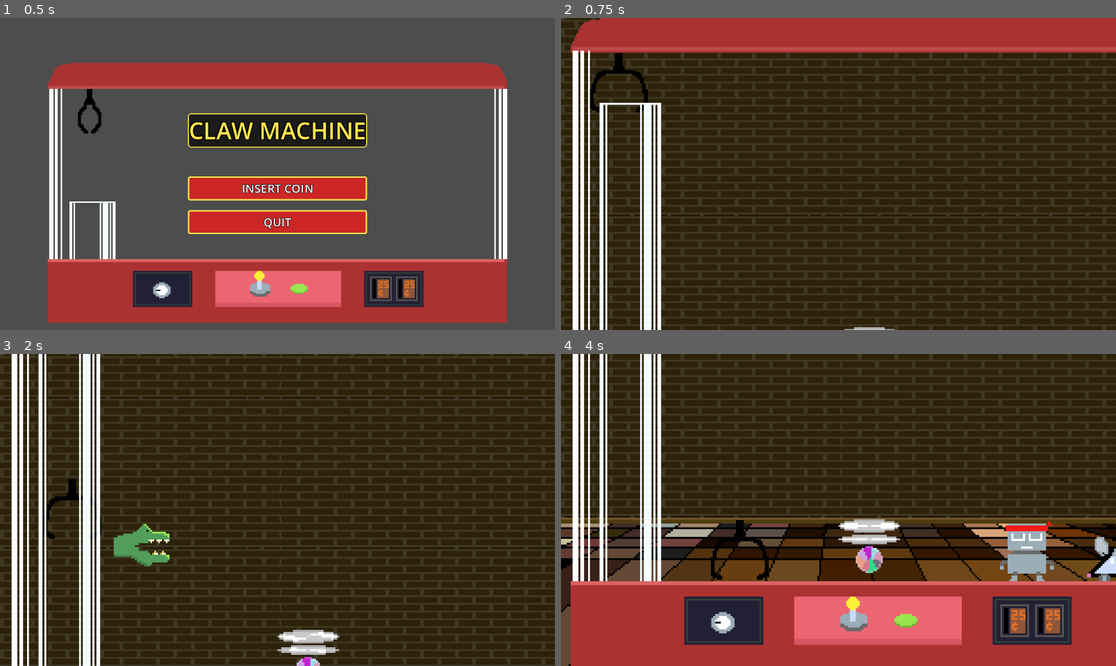
Above: before the commit, frames 1-4 (two rows, left to right).
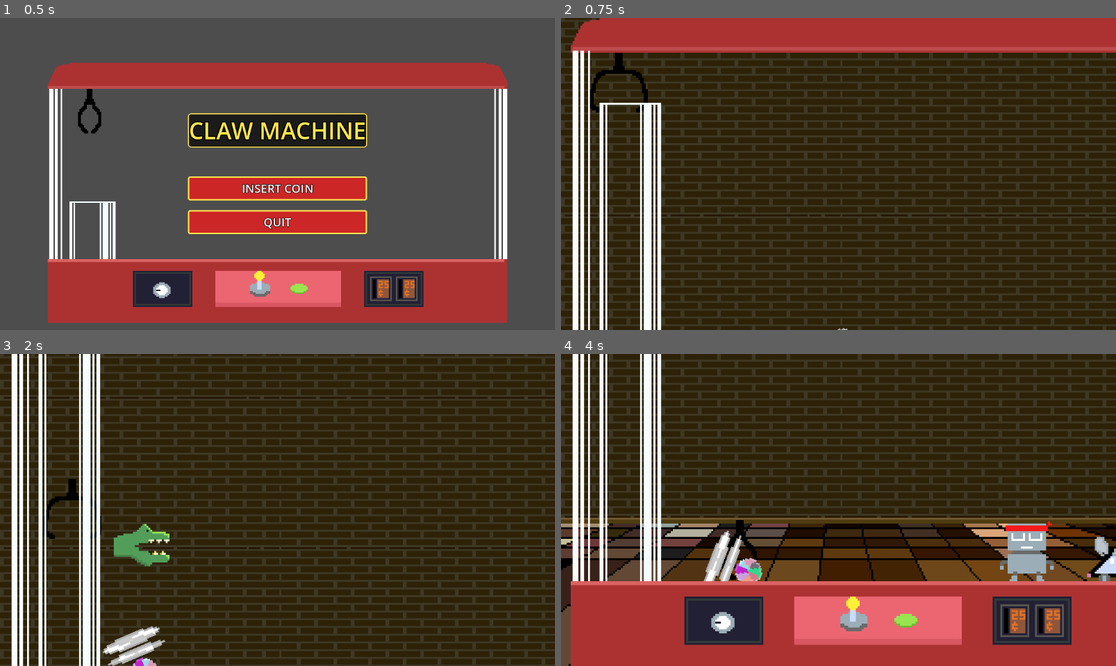
Above: after the commit, the same moments.

Repository: Jossulus/gamedevjs-jam
Game: Godot game, scene res://Scenes/main_menu.tscn
Two runs of this game, one before a commit and one after it. Both use one fixed random seed, a clock stepped at 60 frames per second and the inputs below.
Inputs (mouse positions are in pixels of both pictures, inside the frame that each line leads up to):
- Up to frame 1 (0.5 s): no input
- Up to frame 2 (0.75 s): click "INSERT COIN" at 0.5 s
- Up to frame 3 (2 s): tap Enter at 1.25 s; move the mouse to (399, 494) at 1.27 s; hold D (claw_right) from 1.28 s (still down); click (399, 494) at 1.35 s; tap W (claw_up) at 1.52 s
- Up to frame 4 (4 s): move the mouse to (727, 525) at 2.02 s; click (727, 525) at 2.1 s; tap W (claw_up) at 2.27, 3.77 s; move the mouse to (894, 441) at 2.77 s; release D (claw_right) at 2.78 s; hold A (claw_left) 2.78-3.53 s; click (894, 441) at 2.85 s; move the mouse to (810, 572) at 3.52 s; hold D (claw_right) from 3.53 s (still down); click (810, 572) at 3.6 s

Frame 1 is identical in both runs. In frame 2, less than 0.1% of the frame differs, in the area x 49-61%, y 99-100%; in frame 3, 1.5%; in frame 4, 2.1%, in the area x 25-62%, y 52-73%.

Commit message:
flying ball test

Diff:
--- a/gamedev.js-entry/Objects/Items/Flying Ball/flying_ball.gd
+++ b/gamedev.js-entry/Objects/Items/Flying Ball/flying_ball.gd
@@ -2,17 +2,49 @@
 class_name FlyingBall
 
 
-@export var hover_thrust : float = 1700
-@export var full_thrust : float = 2000
+@export var full_thrust : float = 1850
 
-var thrust : float: get = get_thrust
+@export var height_thrust_threshold : int = 80
 
-func get_thrust() -> float:
-	if Input.is_action_pressed('test_push_up'): return full_thrust
-	return hover_thrust
+
+enum STATE{HOVERING, CHASING}
+var state : STATE = STATE.CHASING: set = change_state
+
+
+func change_state(new_state : STATE) -> void:
+	state = new_state
 
 func _physics_process(delta: float) -> void:
-	velocity.y -= get_thrust() * delta
+	if is_grabbed: return
+	if state == STATE.CHASING:
+		if position.y > Globals.claw.position.y:
+			velocity+=Vector2.from_angle(get_fastest_angle_to(Globals.claw.position))*full_thrust*delta
+			rotation = get_fastest_angle_to(Globals.claw.position) + PI/2
 	apply_gravity()
-	if !is_grabbed:
-		move_and_slide()
+
+	if is_outside_left_edge():
+		velocity.x = 10
+	elif is_outside_right_edge():
+		velocity.x = -10
+	if is_on_floor():
+		velocity.y = -10
+	move_and_slide()
+
+
+func get_fastest_angle_to(goal: Vector2) -> float:
+	# 1. Get the direction vector to the goal
+	var to_goal = goal - global_position
+
+	# 2. Gravity Compensation
+	# Gravity pulls DOWN (positive Y).
+	# To cancel it, we need to aim slightly UP (negative Y).
+	var g = ProjectSettings.get_setting("physics/2d/default_gravity")/10
+	var gravity_vector = Vector2(0, g)
+
+	# 3. Calculate the Steering Vector
+	# We want: Thrust_Vector + Gravity_Vector = Pure_Direction_To_Goal
+	# Therefore: Thrust_Vector = Pure_Direction_To_Goal - Gravity_Vector
+	var desired_velocity = to_goal.normalized() * full_thrust
+	var steering_vector = desired_velocity - gravity_vector - velocity
+
+	return steering_vector.angle()
--- a/gamedev.js-entry/Objects/Items/item.gd
+++ b/gamedev.js-entry/Objects/Items/item.gd
@@ -46,8 +46,12 @@
 
 func get_direction_to_claw() -> int:
 	if get_displacement_to_claw() == 0: return 0
-	return (get_displacement_to_claw()) / abs(get_displacement_to_claw())
+	return int(get_displacement_to_claw()) / abs(get_displacement_to_claw())
 
 
 func get_displacement_to_claw() -> int:
 	return int(Globals.claw.position.x) - int(position.x)
+
+
+func get_height() -> int:
+	return int(Globals.right_ground_marker.position.y - position.y)
